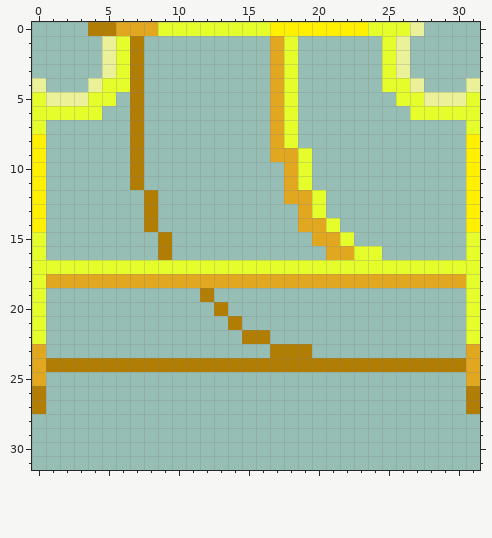
One commit to this pixel-art sprite: Data/!S T Pipe Cage.png. The first picture shows the starting point.
The file is 32x32 pixels.
New version:
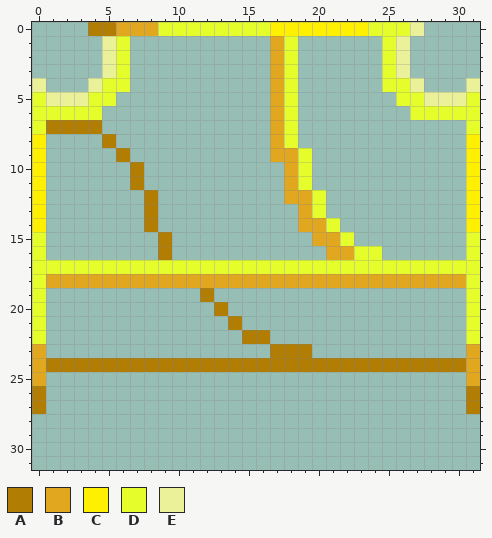
Palette (. is transparent): A #b17d02  B #e0a71f  C #ffef00  D #e4fd2b  E #ebf198
Change:
@@ x 0..9 @@
  0 ....AABBBD
- 1 .....EDA..
- 2 .....EDA..
- 3 .....EDA..
- 4 E...EDDA..
- 5 DEEEDD.A..
- 6 DDDDD..A..
- 7 D......A..
- 8 C......A..
- 9 C......A..
+ 1 .....ED...
+ 2 .....ED...
+ 3 .....ED...
+ 4 E...EDD...
+ 5 DEEEDD....
+ 6 DDDDD.....
+ 7 DAAAA.....
+ 8 C....A....
+ 9 C.....A...
 10 C......A..
Boxes around the changes in both pictures, in picture pixels (x1, y1, x2, y2):
changed: (46, 36, 144, 162)
